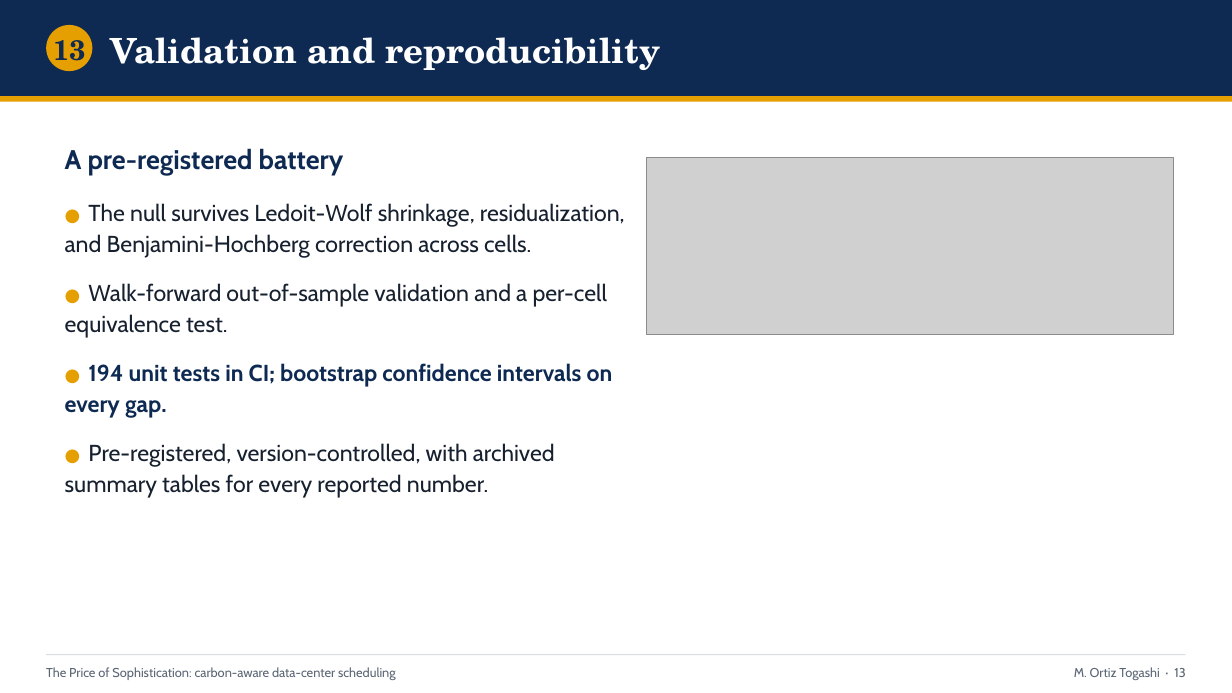
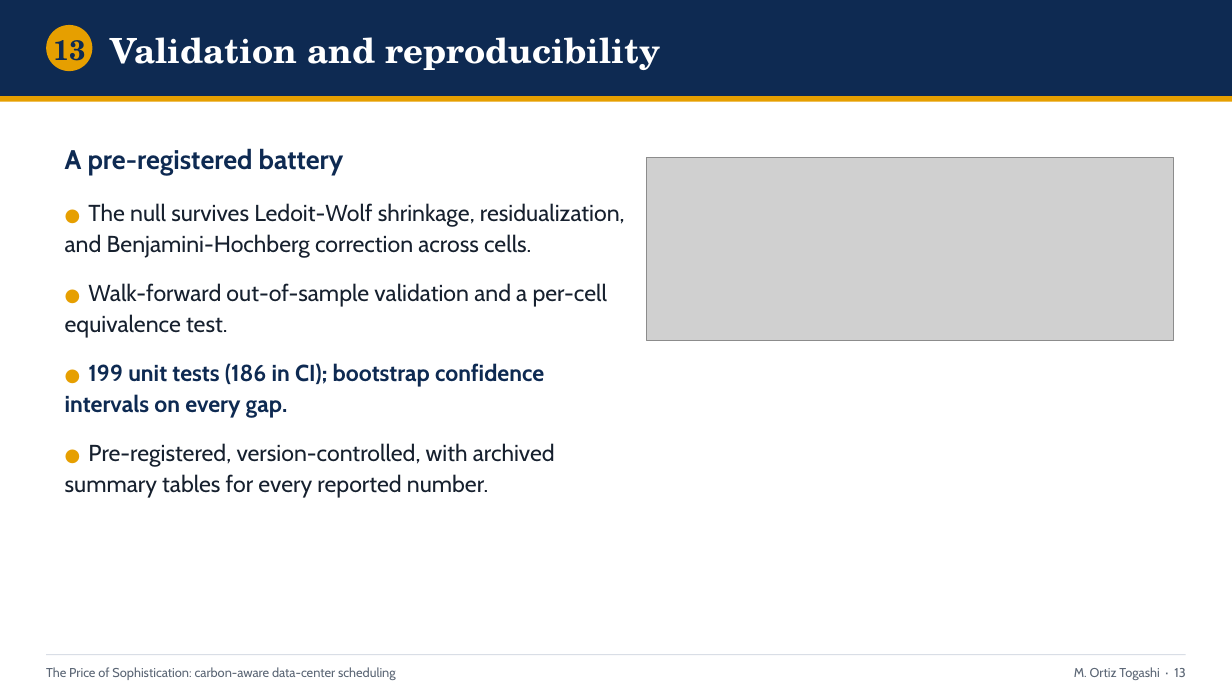
Before and after one commit to ma731/Capstone-in-Operations-Research, a slide deck: slide 13 of deck/capstone_defense.pptx. Drawn at 1232x693 pixels with LibreOffice and Linux fonts; fonts in the diff are those of the drawing; grey boxes stand for pictures. Boxes give left, top, right and bottom in pixels: in the first picture for what was removed or moved away, otherwise in the second. Text is boxed around its words. In the diff, an @@ line names an element or a change of style, - is before the commit and + after.

Commit message:
poster, deck: sync to the report (199 tests, cross-region correlation, mean-leveling test)
- poster/build_v24.js: 194 -> 199 unit-test stat; "spatial correlation" ->
  "cross-region correlation"; "mean ablation(s)" -> "the mean-leveling test".
  Rebuilt poster_capstone_v24.{pptx,pdf}.
- scripts/build_deck.py: 194 -> 199 (186 in CI); "Mean-ablation" -> "the
  mean-leveling test". Rebuilt deck/capstone_defense.pptx.

Brings the Monday submission poster and the defense deck into line with the
report's terminology and test count.

```diff
--- a/deck/capstone_defense.pptx
+++ b/deck/capstone_defense.pptx
@@ picture: place and size @@
-picture at bbox=[647, 157, 1174, 335]
+picture at bbox=[647, 157, 1174, 340]
@@ text at bbox=[65, 363, 544, 418]: text changed @@
-● 194 unit tests in CI; bootstrap confidence intervals on every gap.
+● 199 unit tests (186 in CI); bootstrap confidence intervals on every gap.
```
Also in this commit, not shown: 9 other slides changed, 4 other files.
